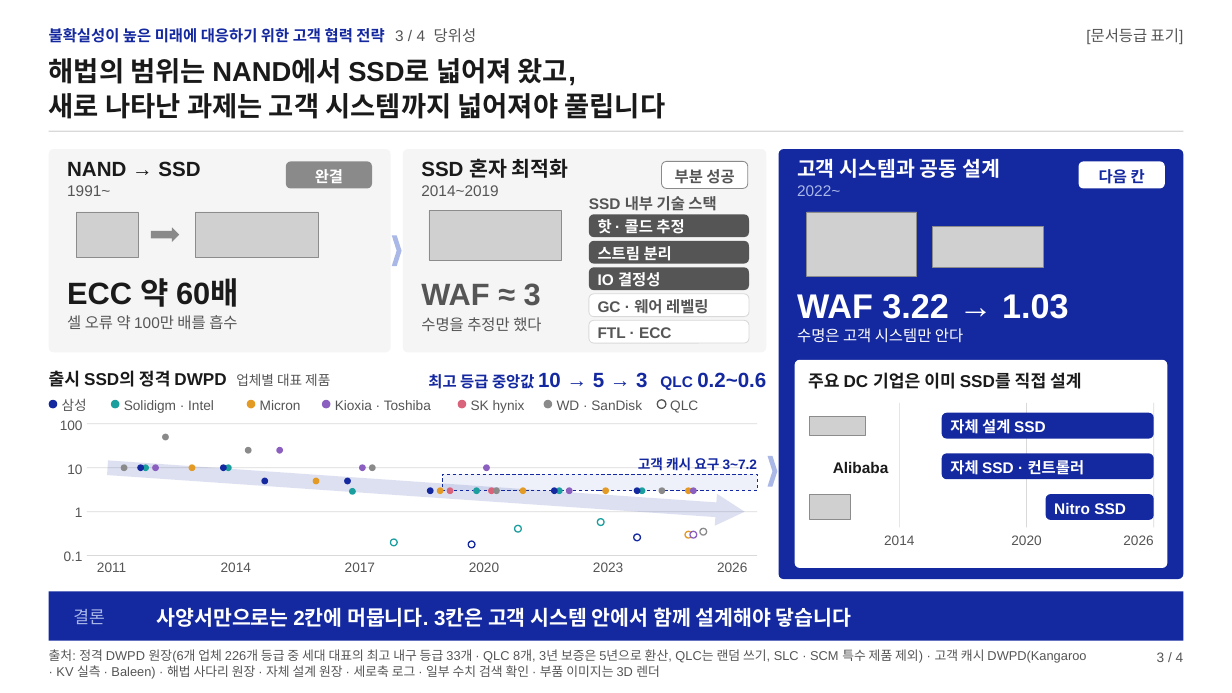
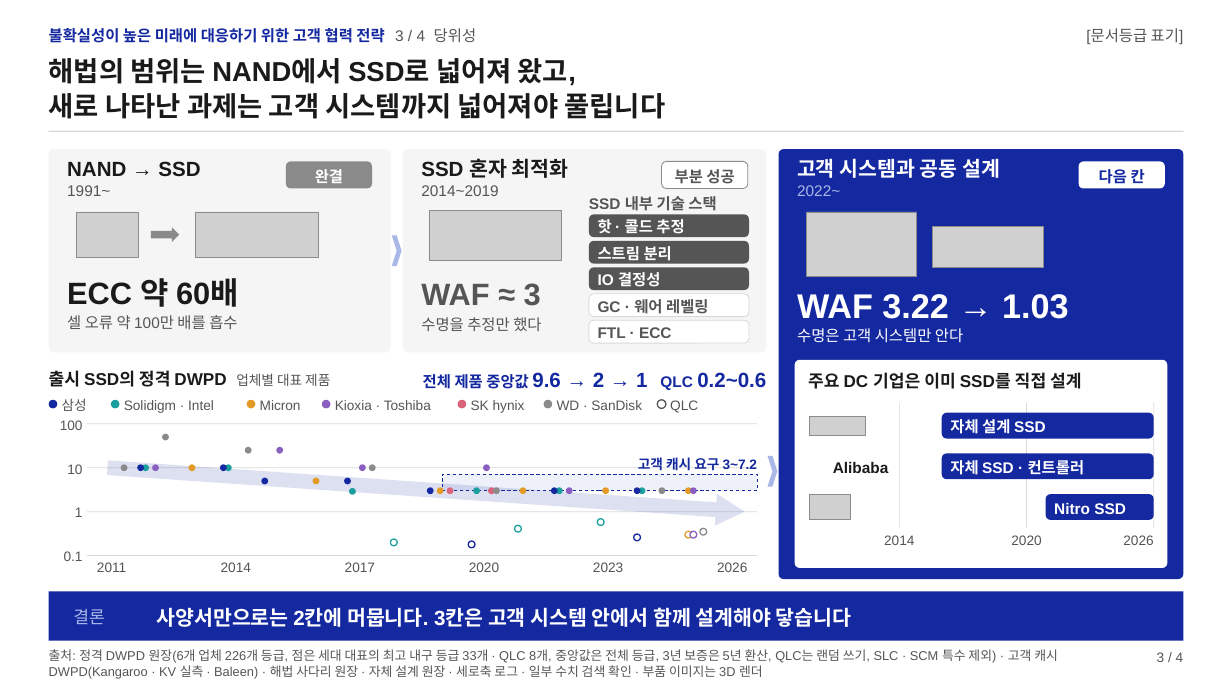
Before and after one commit to k31001/action-learning, a slide deck: slide 3 of outputs/presentation/ssd-future-ready-strategy.pptx. Drawn at 1232x693 pixels with LibreOffice and Linux fonts; fonts in the diff are those of the drawing; grey boxes stand for pictures; background and template pictures are left out. Boxes give left, top, right and bottom in pixels: in the first picture for what was removed or moved away, otherwise in the second. Text is boxed around its words. In the diff, an @@ line names an element or a change of style, - is before the commit and + after.

```diff
--- a/outputs/presentation/ssd-future-ready-strategy.pptx
+++ b/outputs/presentation/ssd-future-ready-strategy.pptx
@@ text at (423, 371, 766, 391): text changed @@
-최고 등급 중앙값 10 → 5 → 3 QLC 0.2~0.6
+전체 제품 중앙값 9.6 → 2 → 1 QLC 0.2~0.6
@@ text at (49, 649, 1058, 679): text changed @@
-출처: 정격 DWPD 원장(6개 업체 226개 등급 중 세대 대표의 최고 내구 등급 33개 · QLC 8개, 3년 보증은 5년으로 환산, QLC는 랜덤 쓰기, SLC · SCM 특수 제품 제외) · 고객 캐시 DWPD(Kangaroo · KV 실측 · Baleen) · 해법 사다리 원장 · 자체 설계 원장 · 세로축 로그 · 일부 수치 검색 확인 · 부품 이미지는 3D 렌더
+출처: 정격 DWPD 원장(6개 업체 226개 등급, 점은 세대 대표의 최고 내구 등급 33개 · QLC 8개, 중앙값은 전체 등급, 3년 보증은 5년 환산, QLC는 랜덤 쓰기, SLC · SCM 특수 제외) · 고객 캐시 DWPD(Kangaroo · KV 실측 · Baleen) · 해법 사다리 원장 · 자체 설계 원장 · 세로축 로그 · 일부 수치 검색 확인 · 부품 이미지는 3D 렌더
```
Also in this commit, not shown: 6 other files.
